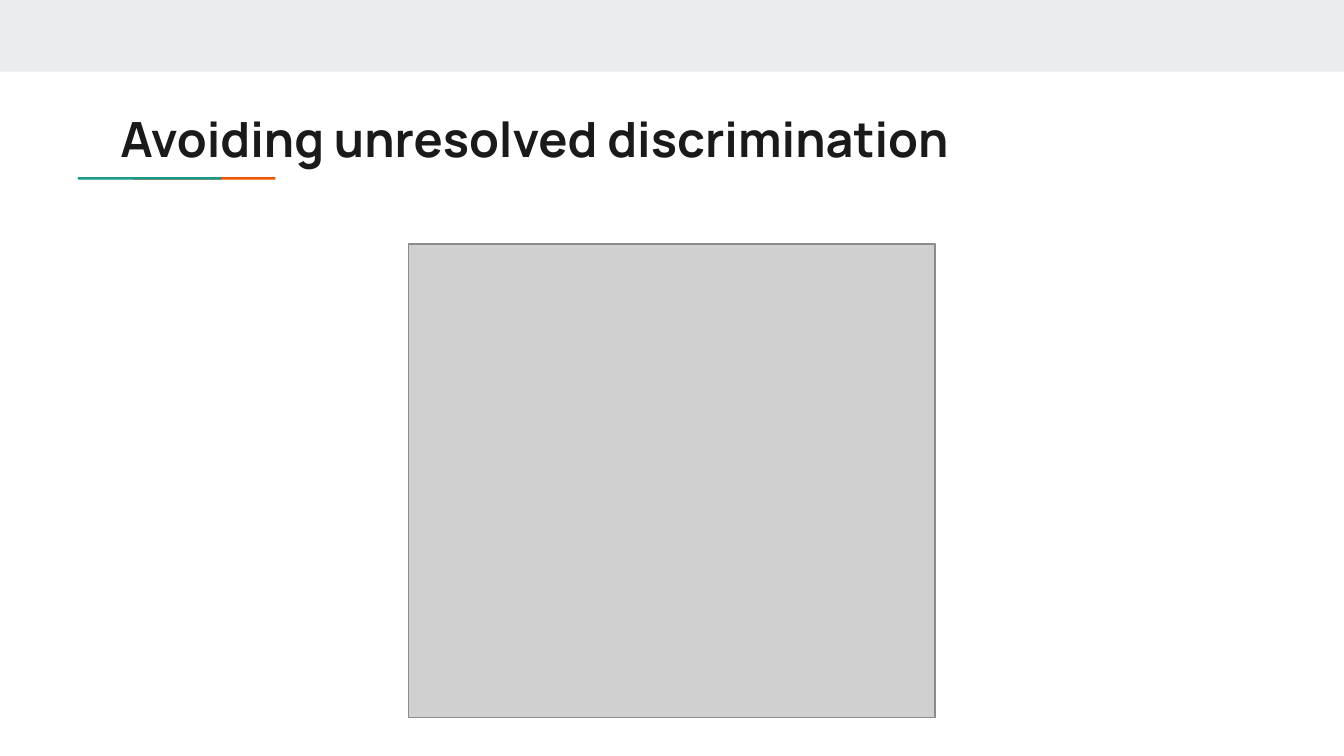
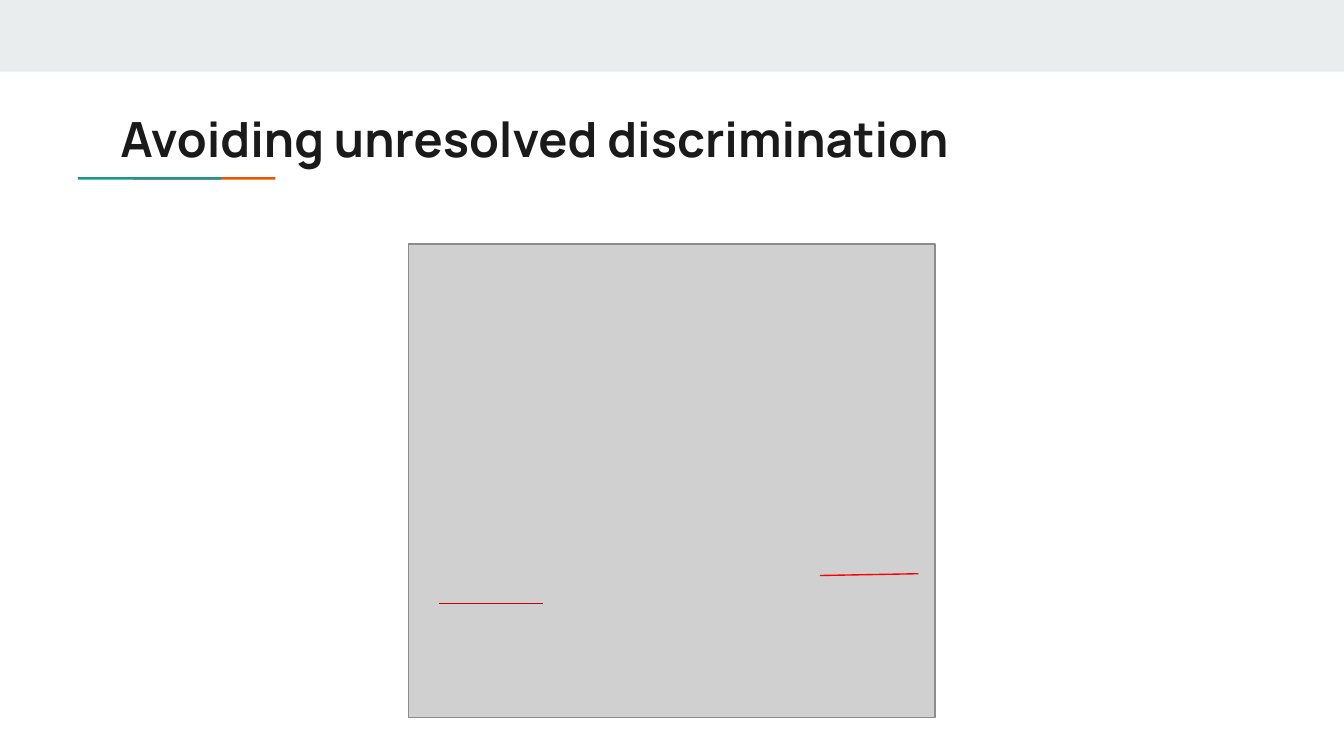
Before and after one commit to aisecure/aisecure.github.io, a slide deck: slide 31 of TEACHING/files/2019/1114/Fairness_Ankit.pptx. Drawn at 1344x756 pixels with LibreOffice and Linux fonts; fonts in the diff are those of the drawing; grey boxes stand for pictures. Boxes give left, top, right and bottom in pixels: in the first picture for what was removed or moved away, otherwise in the second. Text is boxed around its words. In the diff, an @@ line names an element or a change of style, - is before the commit and + after.

```diff
--- a/TEACHING/files/2019/1114/Fairness_Ankit.pptx
+++ b/TEACHING/files/2019/1114/Fairness_Ankit.pptx
@@ line added from (820, 575) to (918, 574), #FF0000 0.75 pt @@
@@ line added from (439, 603) to (543, 603), #CC0000 0.75 pt @@
```
Also in this commit, not shown: 12 other slides changed, 1 slide added, 1 other file.
